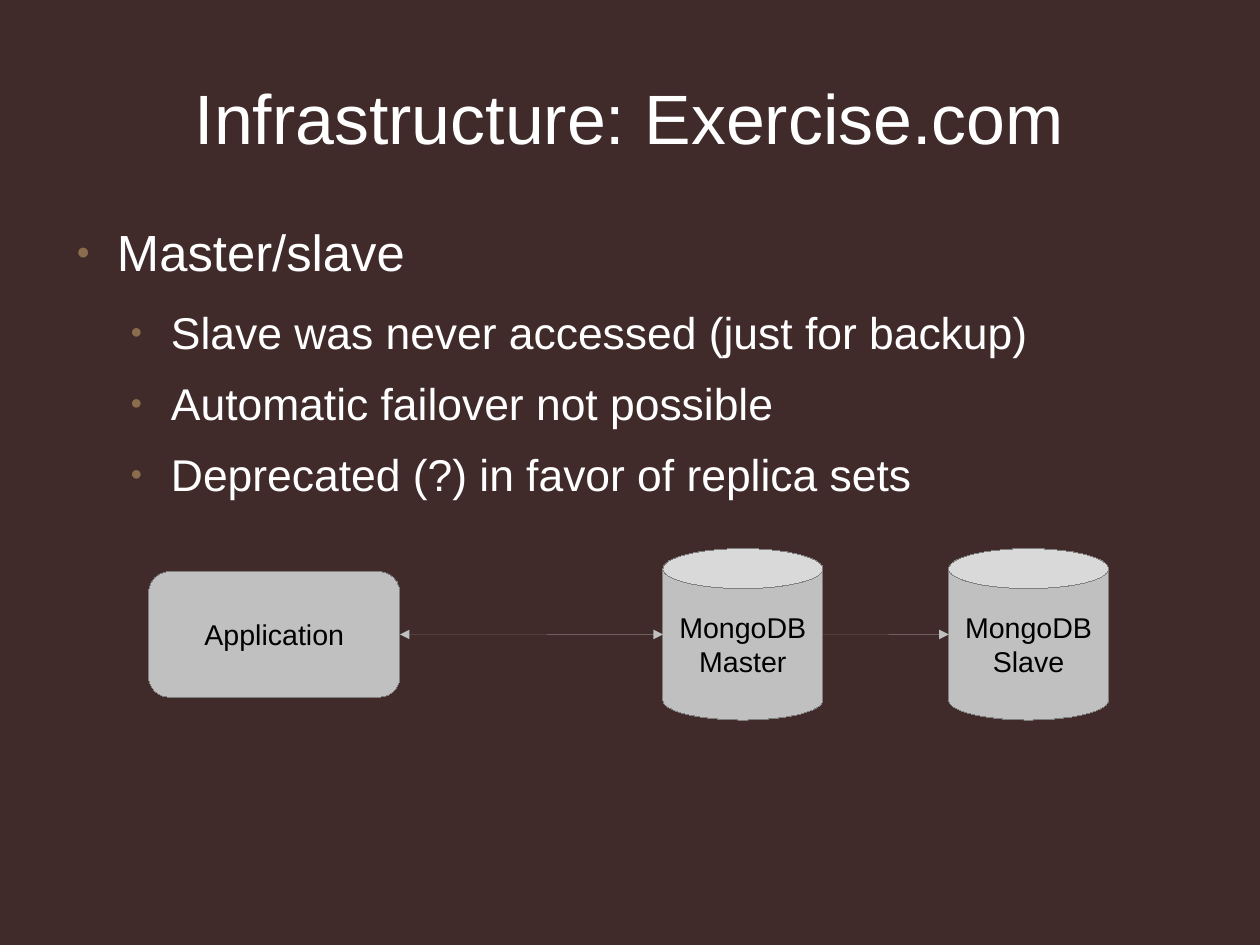
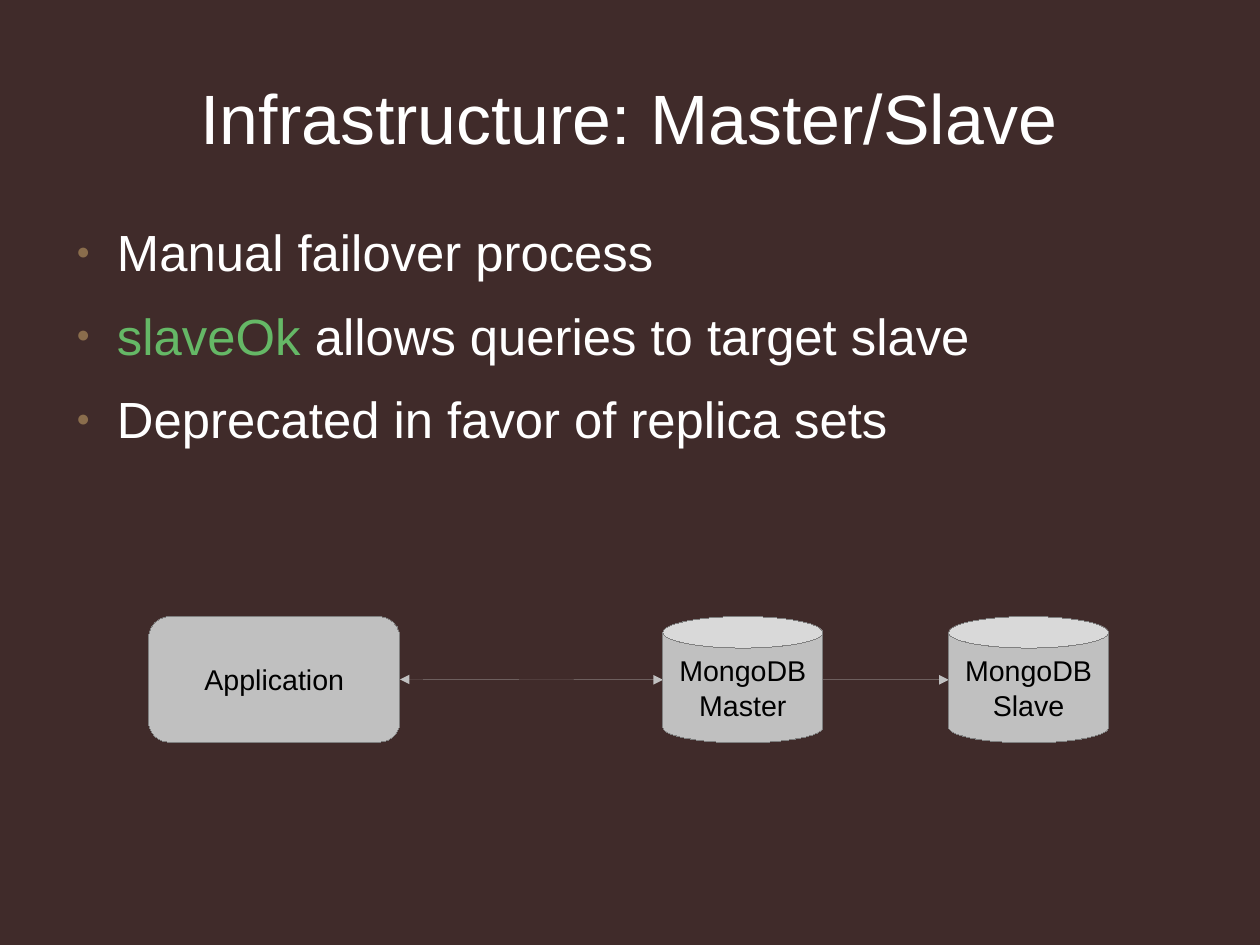
Before and after one commit to jmikola/slides, a slide deck: slide 3 of 20120607-symfony_live/using_mongodb_responsibly.odp. Drawn at 1260x945 pixels with LibreOffice and Linux fonts; fonts in the diff are those of the drawing; background and template pictures are left out. Boxes give left, top, right and bottom in pixels: in the first picture for what was removed or moved away, otherwise in the second. Text is boxed around its words. In the diff, an @@ line names an element or a change of style, - is before the commit and + after.

```diff
--- a/20120607-symfony_live/using_mongodb_responsibly.odp
+++ b/20120607-symfony_live/using_mongodb_responsibly.odp
@@ title at (x1=201, y1=93, x2=1057, y2=145): text changed @@
-Infrastructure: Exercise.com
+Infrastructure: Master/Slave
@@ text at (x1=117, y1=234, x2=970, y2=449): text changed; size 28 to 32 pt @@
-● Master/slave
-  ● Slave was never accessed (just for backup)
-  ● Automatic failover not possible
-  ● Deprecated (?) in favor of replica sets
+● Manual failover process
+● slaveOk allows queries to target slave
+● Deprecated in favor of replica sets
@@ cylinder "MongoDB Master" resized from (x1=663, y1=549, x2=823, y2=720) to (x1=663, y1=616, x2=823, y2=743) @@
@@ cylinder "MongoDB Slave" resized from (x1=949, y1=549, x2=1109, y2=720) to (x1=949, y1=616, x2=1109, y2=743) @@
@@ 1 rounded rectangle, 1 arrow, 1 double arrow moved together from (x1=149, y1=572, x2=949, y2=697) to (x1=149, y1=616, x2=949, y2=742) @@
```
Also in this commit, not shown: 7 other slides changed, 40 slides added, 1 slide removed, 3 other files.
